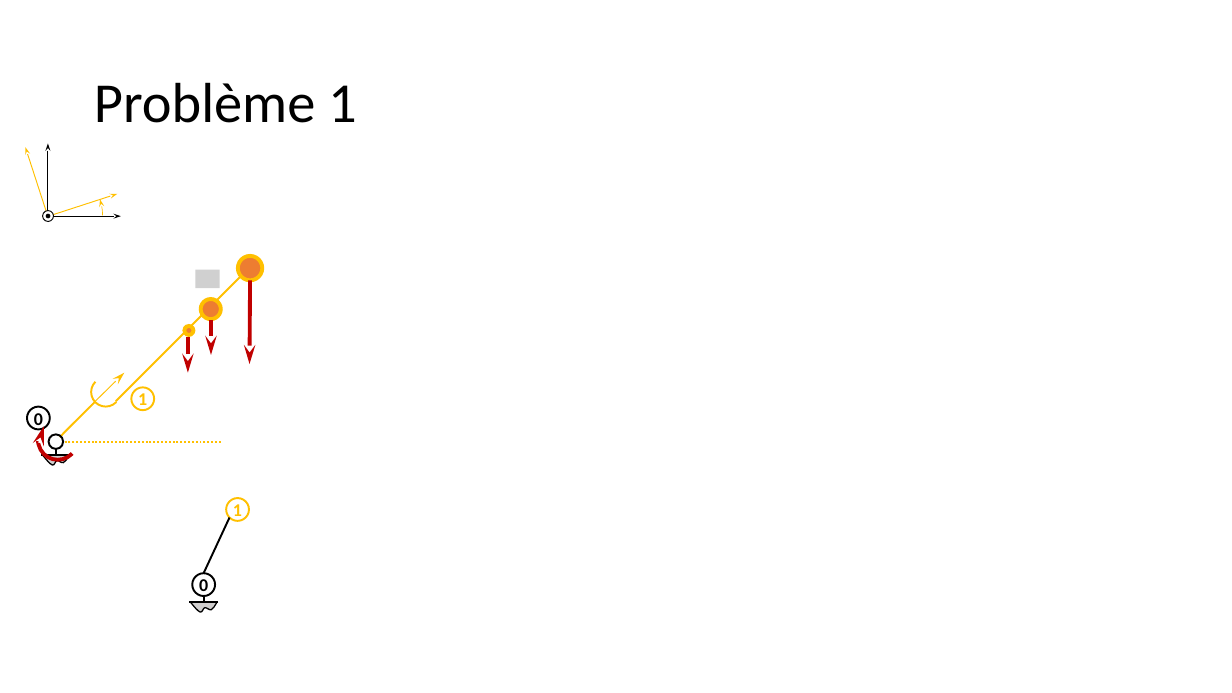
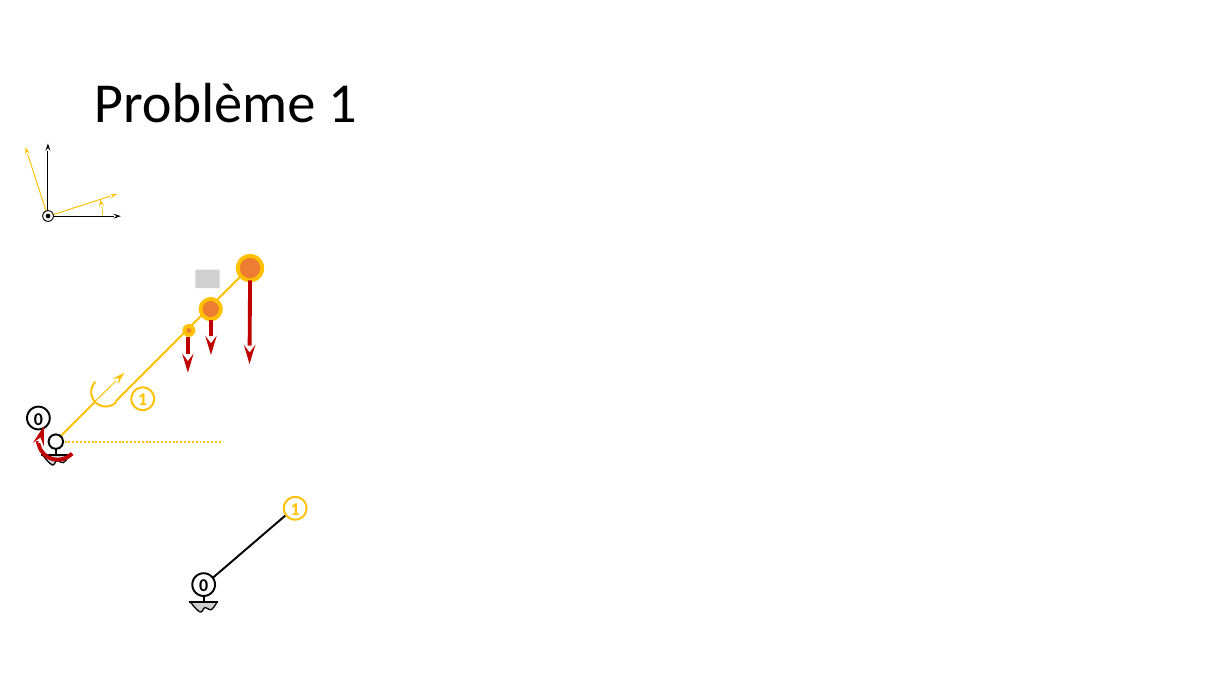
Before and after one commit to xpessoles/PSI_Cy_04_ModelisationDynamique, a slide deck: slide 5 of TPs/TP_01_Sympact_Statique/TP_01_Sympact_Correction.pptx (slide 3 before the commit). Drawn at 1232x693 pixels with LibreOffice and Linux fonts; fonts in the diff are those of the drawing; grey boxes stand for pictures; background and template pictures are left out. Boxes give left, top, right and bottom in pixels: in the first picture for what was removed or moved away, otherwise in the second. Text is boxed around its words. In the diff, an @@ line names an element or a change of style, - is before the commit and + after.

```diff
--- a/TPs/TP_01_Sympact_Statique/TP_01_Sympact_Correction.pptx
+++ b/TPs/TP_01_Sympact_Statique/TP_01_Sympact_Correction.pptx
@@ line moved from (229, 518) - (203, 573) to (303, 500) - (196, 592) @@
@@ ellipse "1" at bbox=[284, 497, 307, 520]: fill none to #FFFFFF @@
@@ ellipse "1": place and size @@
-ellipse "1" at bbox=[226, 498, 250, 521]
+ellipse "1" at bbox=[284, 497, 307, 520]
@@ ellipse "0" at bbox=[192, 573, 215, 596]: fill none to #FFFFFF @@
```
Also in this commit, not shown: 2 slides added, 1 other file.
